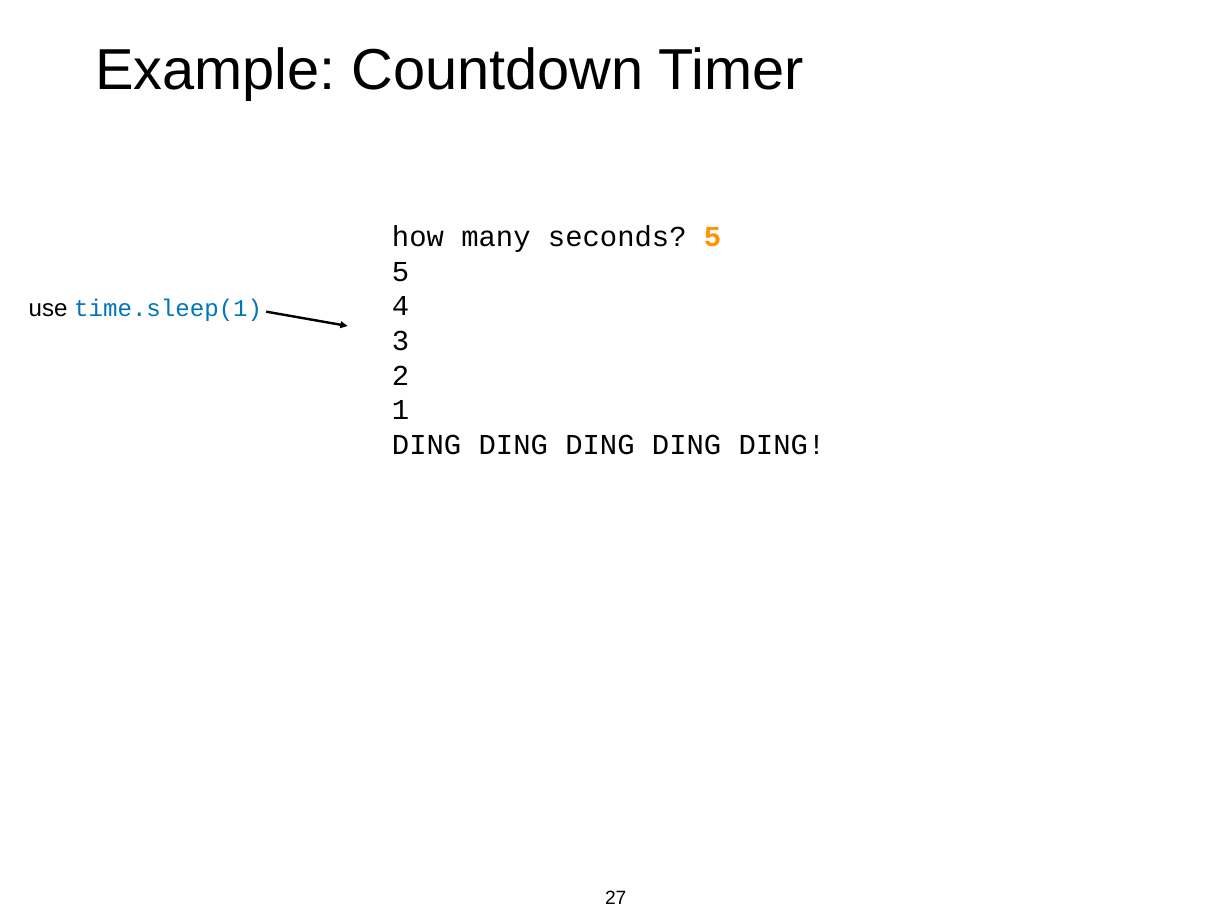
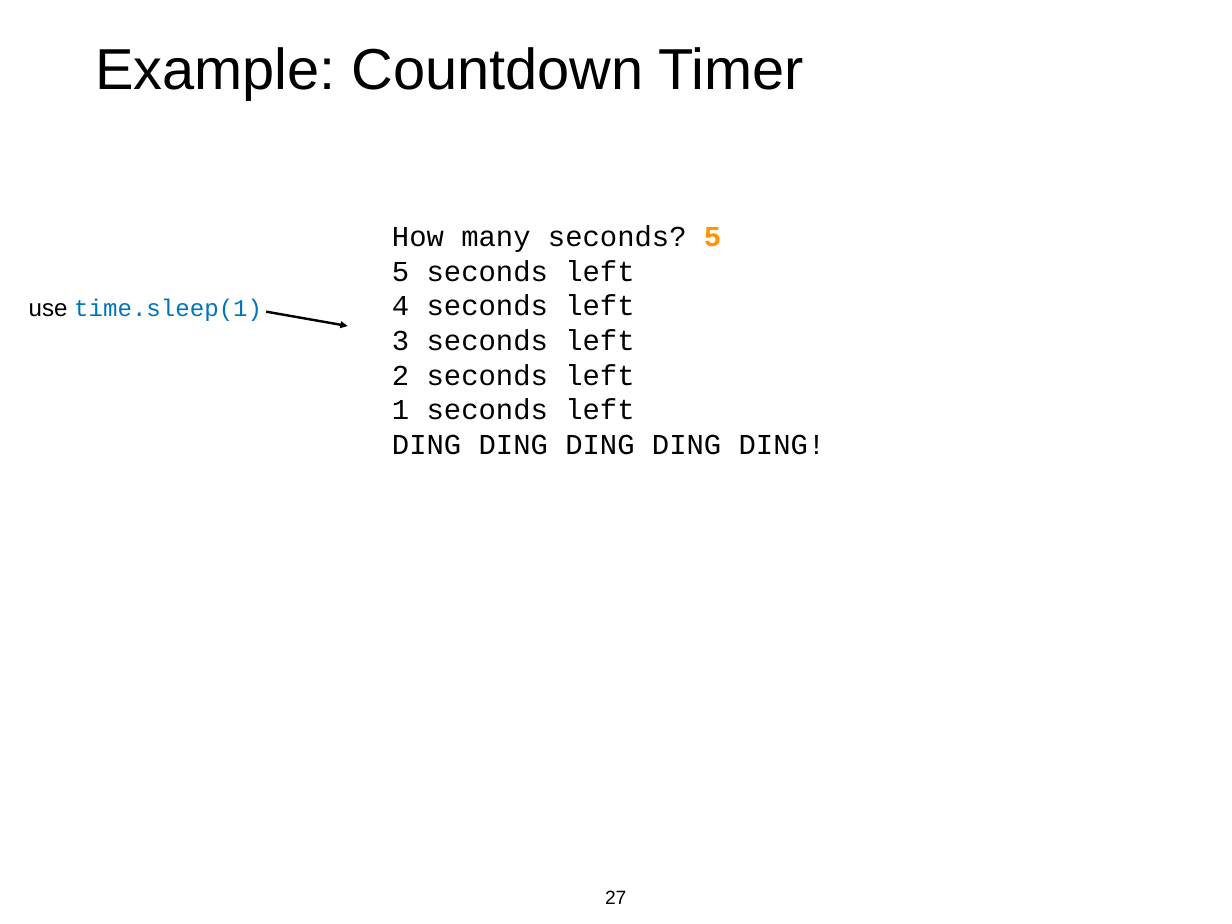
Before and after one commit to tylerharter/caraza-harter-com, a slide deck: slide 27 of tyler/meena/cs220/s22/materials/lecture_ppts/lec_10_S22.ppt. Drawn at 1232x924 pixels with LibreOffice and Linux fonts; fonts in the diff are those of the drawing. Boxes give left, top, right and bottom in pixels: in the first picture for what was removed or moved away, otherwise in the second. Text is boxed around its words. In the diff, an @@ line names an element or a change of style, - is before the commit and + after.

```diff
--- a/tyler/meena/cs220/s22/materials/lecture_ppts/lec_10_S22.ppt
+++ b/tyler/meena/cs220/s22/materials/lecture_ppts/lec_10_S22.ppt
@@ text at (392, 226, 721, 420): text changed @@
-how many seconds? 5
-5
-4
-3
-2
-1
+How many seconds? 5
+5 seconds left
+4 seconds left
+3 seconds left
+2 seconds left
+1 seconds left
```
Also in this commit, not shown: 5 other slides changed, 1 slide added, 2 slides removed.
